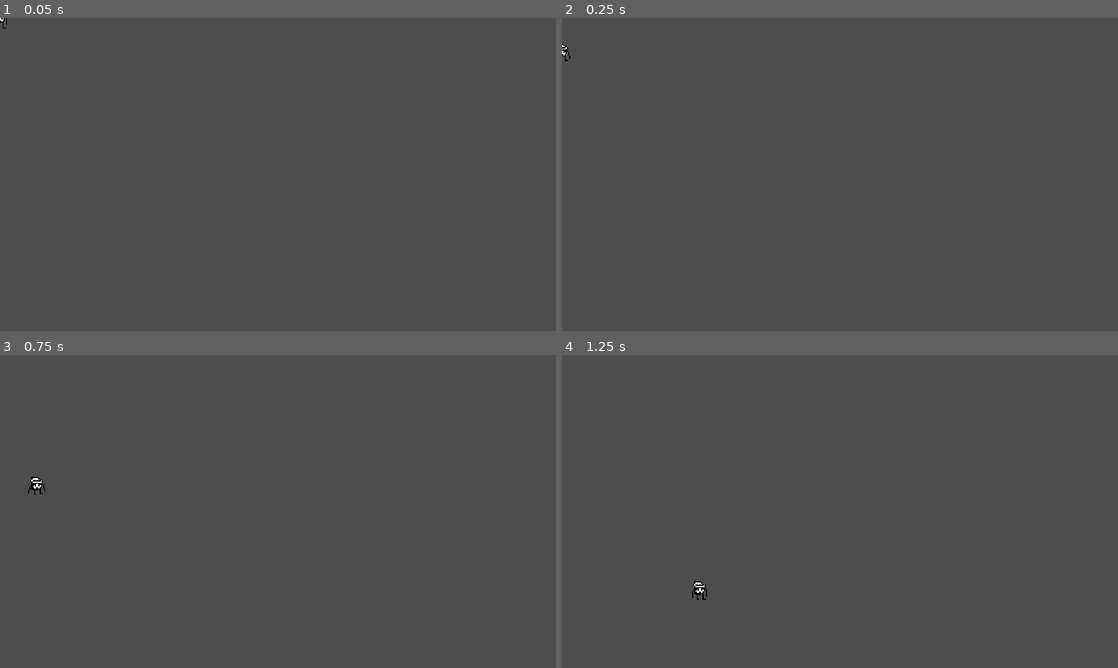
Above: before the commit, frames 1-4 (two rows, left to right).
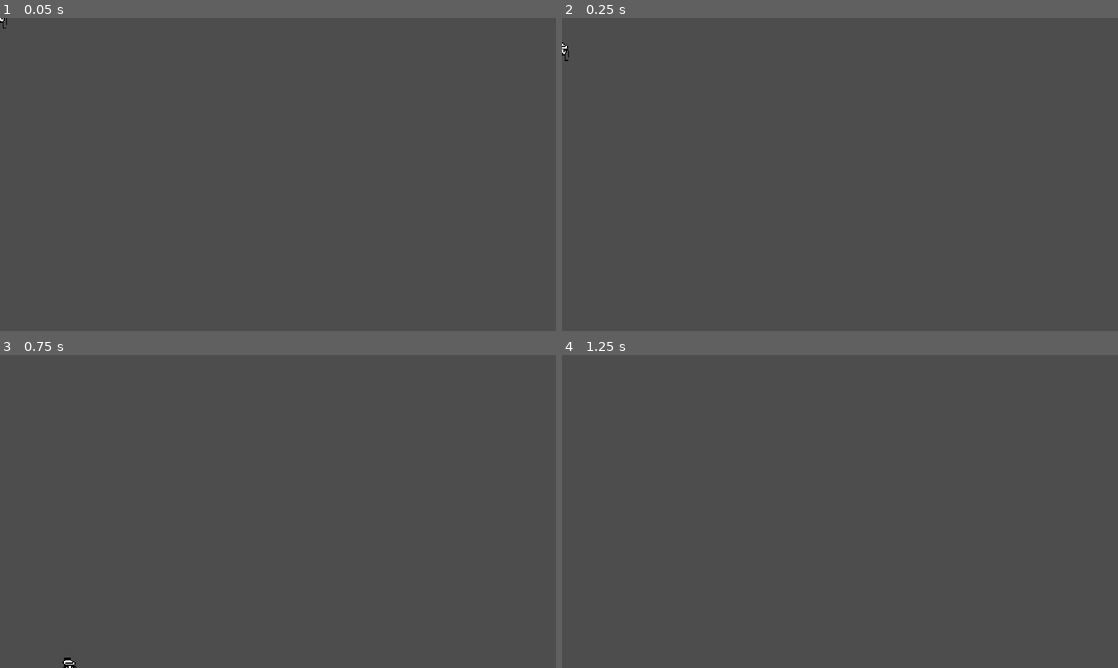
Above: after the commit, the same moments.

Repository: yumio7/KageBushinNoJutsu
Game: Godot game, scene res://Scenes/placeholder_minamitsu.tscn
Same seed, same stepped clock (60 frames per second), same inputs: the game is played once before the commit and once after it. This scene is started directly instead of the project's main scene.
Inputs:
- Up to frame 1 (0.05 s): no input
- Up to frame 2 (0.25 s): no input
- Up to frame 3 (0.75 s): hold Right (Right) from 0.53 s (still down); hold X (Ability) from 0.53 s (still down)
- Up to frame 4 (1.25 s): keep holding Right (Right); keep holding X (Ability); tap Z (Jump) at 0.77, 0.8, 1.07 s

Frame 1 is identical in both runs. In frame 2, less than 0.1% of the frame differs, in the area x 0-2%, y 7-14%; in frame 3, 0.2%, in the area x 5-14%, y 38-100%; in frame 4, 0.1%.

Commit message:
Revert "Squirrel branch"

Diff:
--- a/Scenes/placeholder_minamitsu.gd
+++ b/Scenes/placeholder_minamitsu.gd
@@ -1,48 +1,25 @@
 extends CharacterBody2D
 
-const walkSpeed: float = 50.0			# Base walking Movement speed
-const walkSpeedMax: float = 200.0		# Maximum walking movement speed. Kagerou cannot move faster than this when walking.
-const jumpVelocity: float = -250.0		# Jump velocity. It is negative because in Godot up is negative y.
-const fallSpeedMax: float = 250.0		# Maximum fall velocity. Kagerou cannot fall faster than this.
-const dashVelocity: float = 300.0		# Dash velocity.
-# Get the gravity from the project settings to be synced with RigidBody nodes.
-var gravity = ProjectSettings.get_setting("physics/2d/default_gravity")
-# Tracks state of character for different movement behaviours
-enum state {Idle = 0, Walk = 1, Jump = 2, Fall = 3, Ability = 4}	# Define enum for every state
-var currentState: int = state.Idle									# Tracks the current state. By default, it is set to idle.
-var walkDirection: int = 0												# Keep track of whether controls for walking are being held down
+
+const SPEED = 300.0
+const JUMP_VELOCITY = -400.0
+
 
 func _physics_process(delta: float) -> void:
-	# Apply gravity
+	# Add the gravity.
 	if not is_on_floor():
 		velocity += get_gravity() * delta
-		if Input.is_action_pressed("Ability") and (currentState == state.Fall || currentState == state.Jump):
-			$AudioStreamPlayer2D.play()
-			velocity.y = jumpVelocity
-			currentState = state.Ability
 
 	# Handle jump.
-	if Input.is_action_pressed("Jump") and is_on_floor():
-		velocity.y = jumpVelocity
+	if Input.is_action_just_pressed("ui_accept") and is_on_floor():
+		velocity.y = JUMP_VELOCITY
 
-	# double jump
-
-	var direction := Input.get_axis("Left", "Right") # left is neg, right is pos, neutral is zero
-	if direction and abs(velocity.x) < walkSpeedMax:
-		velocity.x += direction * walkSpeed
+	# Get the input direction and handle the movement/deceleration.
+	# As good practice, you should replace UI actions with custom gameplay actions.
+	var direction := Input.get_axis("ui_left", "ui_right")
+	if direction:
+		velocity.x = direction * SPEED
 	else:
-		velocity.x = move_toward(velocity.x, 0, walkSpeed)
-
-	if direction > 0:
-		$AnimatedSprite2D.flip_h = false;
-	elif direction < 0:
-		$AnimatedSprite2D.flip_h = true;
-
-	if is_on_floor() and velocity.x == 0: currentState = state.Idle
-	elif is_on_floor() and velocity.x != 0: currentState = state.Walk
-	elif !is_on_floor() and currentState == state.Ability: pass
-	elif !is_on_floor() and velocity.y >= 0: currentState = state.Fall
-	elif !is_on_floor() and velocity.y < 0: currentState = state.Jump
+		velocity.x = move_toward(velocity.x, 0, SPEED)
 
 	move_and_slide()
-	$AnimatedSprite2D.play("Idle")
--- a/Scenes/placeholder_minamitsu.tscn
+++ b/Scenes/placeholder_minamitsu.tscn
@@ -1,19 +1,10 @@
-[gd_scene load_steps=10 format=3 uid="uid://cc22fmnqn5wag"]
+[gd_scene load_steps=8 format=3 uid="uid://cc22fmnqn5wag"]
 
 [ext_resource type="Script" path="res://Scenes/placeholder_minamitsu.gd" id="1_5ayf7"]
 [ext_resource type="Texture2D" uid="uid://ms0a3hxfeg5x" path="res://Graphics/Placeholders/MurasaPlaceholder-Sheet.png" id="2_x02k7"]
 [ext_resource type="AudioStream" uid="uid://3ulypp8n3fjo" path="res://Audio/gabe-bark.mp3" id="3_iorrn"]
 
 [sub_resource type="RectangleShape2D" id="RectangleShape2D_glpa1"]
-size = Vector2(16, 16)
-
-[sub_resource type="AtlasTexture" id="AtlasTexture_1ilti"]
-atlas = ExtResource("2_x02k7")
-region = Rect2(0, 0, 16, 16)
-
-[sub_resource type="AtlasTexture" id="AtlasTexture_sm7p8"]
-atlas = ExtResource("2_x02k7")
-region = Rect2(16, 0, 16, 16)
 
 [sub_resource type="AtlasTexture" id="AtlasTexture_g75cg"]
 atlas = ExtResource("2_x02k7")
@@ -25,17 +16,6 @@
 
 [sub_resource type="SpriteFrames" id="SpriteFrames_y2jml"]
 animations = [{
-"frames": [{
-"duration": 1.0,
-"texture": SubResource("AtlasTexture_1ilti")
-}, {
-"duration": 1.0,
-"texture": SubResource("AtlasTexture_sm7p8")
-}],
-"loop": true,
-"name": &"Idle",
-"speed": 5.0
-}, {
 "frames": [{
 "duration": 1.0,
 "texture": SubResource("AtlasTexture_g75cg")
@@ -56,7 +36,6 @@
 
 [node name="AnimatedSprite2D" type="AnimatedSprite2D" parent="."]
 sprite_frames = SubResource("SpriteFrames_y2jml")
-animation = &"Idle"
 
 [node name="AudioStreamPlayer2D" type="AudioStreamPlayer2D" parent="."]
 stream = ExtResource("3_iorrn")
--- a/Scenes/testlevel.tscn
+++ b/Scenes/testlevel.tscn
@@ -108,13 +108,6 @@
 
 [node name="Entities" type="Node2D" parent="."]
 
-[node name="PlaceholderMinamitsu2" parent="Entities" instance=ExtResource("5_21q10")]
-position = Vector2(155, 170)
-
-[node name="AudioStreamPlayer2D2" type="AudioStreamPlayer2D" parent="Entities/PlaceholderMinamitsu2"]
-stream = ExtResource("6_nm7q8")
-script = ExtResource("7_78lir")
-
 [node name="Kagerou" parent="." instance=ExtResource("10_1nyuf")]
 position = Vector2(414, 192)
 
Binary file removed: Graphics/Cave.png
Not shown, removed: Graphics/Cave.png.import
